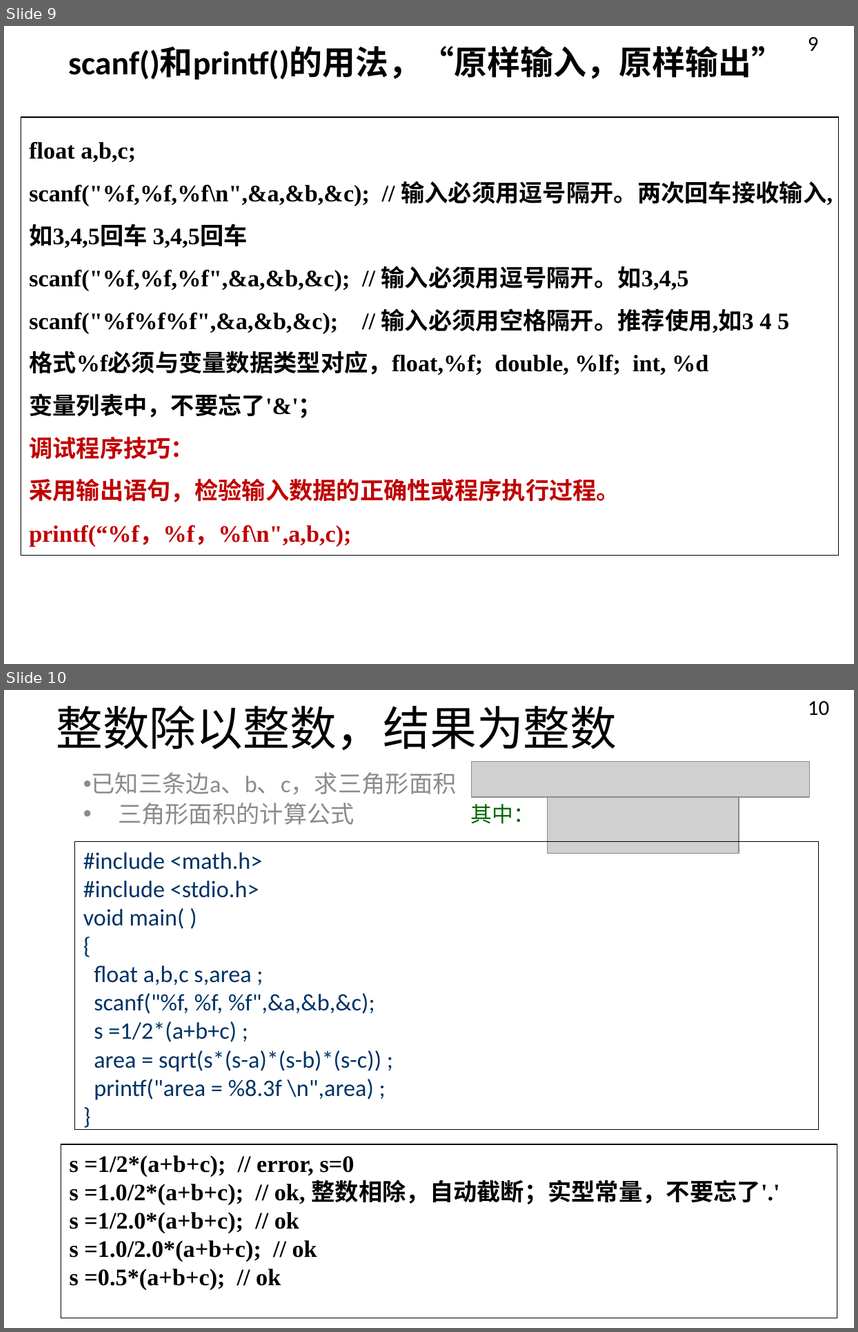
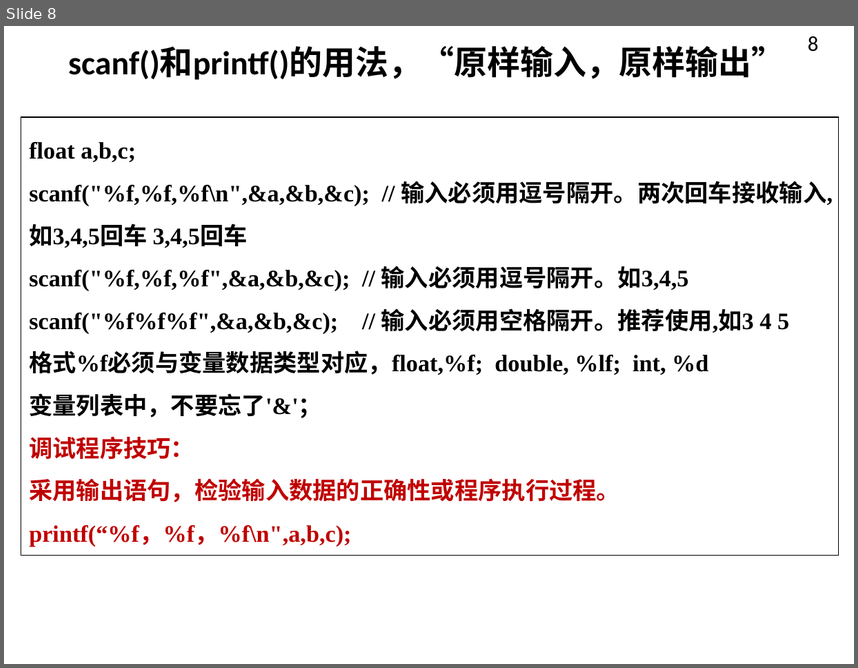
Before and after one commit to jtrfid/C-Repositories, a slide deck: 2016/上机安排.pptx. Shown one above the other, each under a label of ours: slides 9 and 10 before the commit, slide 8 after it. The pictures are 858x1332 and 858x668 pixels, drawn with LibreOffice and Linux fonts; fonts in the diff are those of the drawing; grey boxes stand for pictures. Boxes give left, top, right and bottom in pixels: in the first picture for what was removed or moved away, otherwise in the second. Text is boxed around its words. In the diff, an @@ line names an element or a change of style, - is before the commit and + after.

```diff
--- a/2016/上机安排.pptx
+++ b/2016/上机安排.pptx
@@ slide 10 removed at [4,690,854,1328], background #FFFFFF @@
@@ title removed at [56,706,617,750] @@
-整数除以整数，结果为整数
@@ page number removed at [808,701,829,716] @@
-10
@@ text removed at [92,772,457,825] @@
-已知三条边a、b、c，求三角形面积
-三角形面积的计算公式
@@ picture removed at [472,761,810,797] @@
@@ text removed at [471,804,535,824] @@
-其中：
@@ picture removed at [547,797,738,854] @@
@@ rectangle removed at [74,841,818,1130] @@
-#include <math.h>
-#include <stdio.h>
-void main( )
-{
-float a,b,c s,area ;
-scanf("%f, %f, %f",&a,&b,&c);
-s =1/2*(a+b+c) ;
-area = sqrt(s*(s-a)*(s-b)*(s-c)) ;
-printf("area = %8.3f \n",area) ;
-}
@@ rectangle removed at [61,1144,837,1317] @@
-s =1/2*(a+b+c); // error, s=0
-s =1.0/2*(a+b+c); // ok, 整数相除，自动截断；实型常量，不要忘了'.'
-s =1/2.0*(a+b+c); // ok
-s =1.0/2.0*(a+b+c); // ok
-s =0.5*(a+b+c); // ok
@@ what was slide 9 is now slide 8 @@
@@ page number at [808,36,819,52]: text changed @@
-9
+8
```
Also in this commit, not shown: 2 slides changed, 1 slide added, 1 other slide removed, 1 other file.
